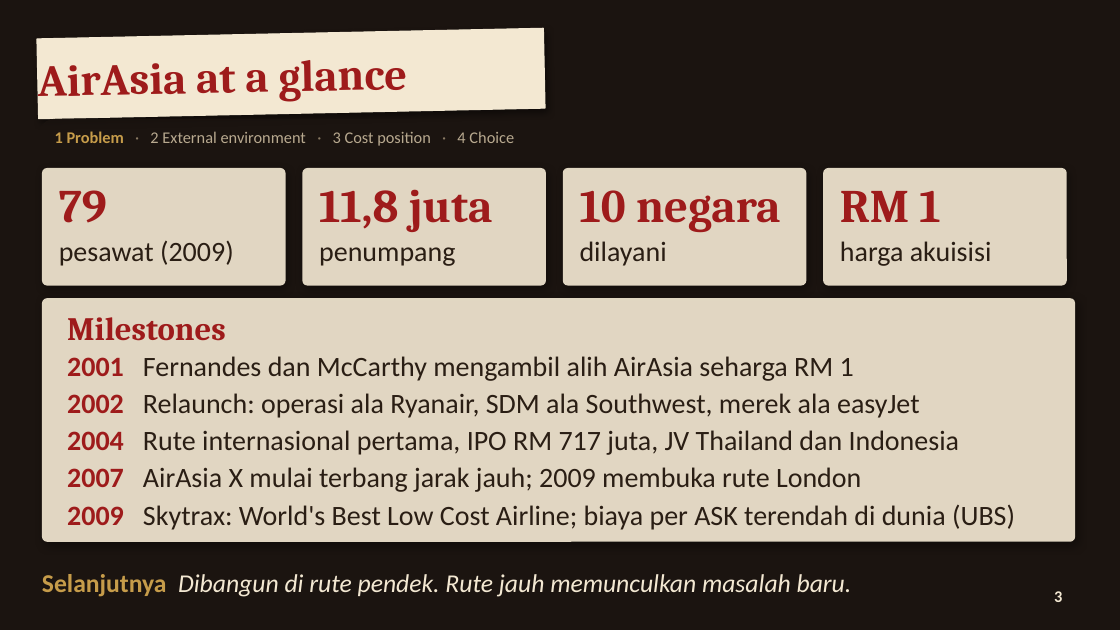
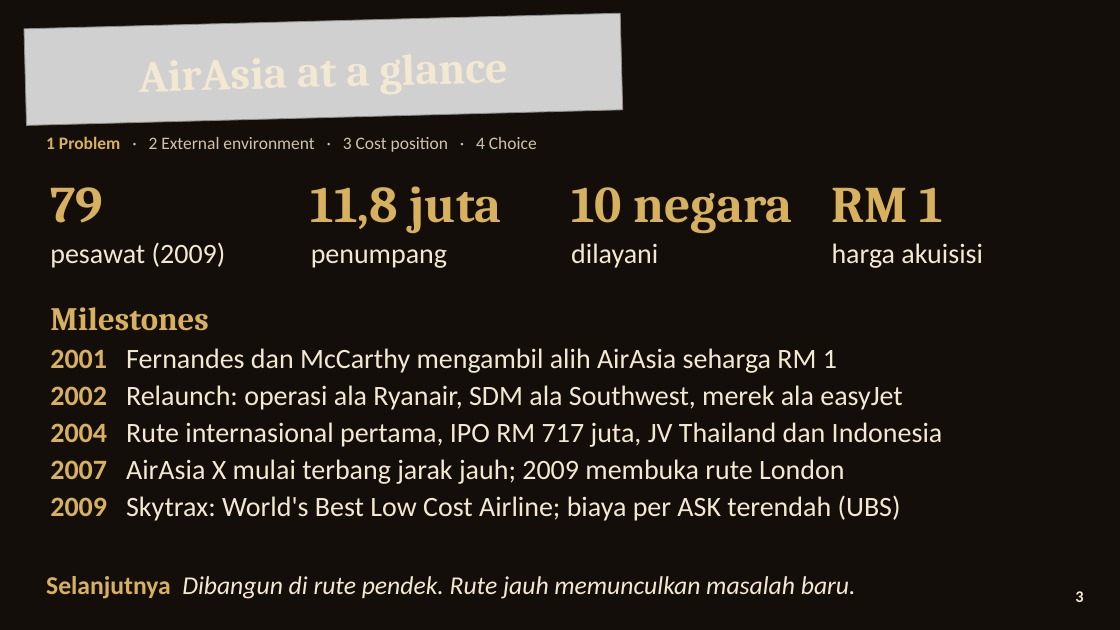
Before and after one commit to aslihabnuri/Dom-Manipulation, a slide deck: slide 3 of strategic-management/airasia-case/SMJKT_Group 3_Aslih_Case AirAsia.pptx. Drawn at 1120x630 pixels with LibreOffice and Linux fonts; fonts in the diff are those of the drawing; grey boxes stand for pictures; background and template pictures are left out. Boxes give left, top, right and bottom in pixels: in the first picture for what was removed or moved away, otherwise in the second. Text is boxed around its words. In the diff, an @@ line names an element or a change of style, - is before the commit and + after.

```diff
--- a/strategic-management/airasia-case/SMJKT_Group 3_Aslih_Case AirAsia.pptx
+++ b/strategic-management/airasia-case/SMJKT_Group 3_Aslih_Case AirAsia.pptx
@@ text "AirAsia at a glance": place and size @@
-text "AirAsia at a glance" at <box>38,60,408,102</box>
+text "AirAsia at a glance" at <box>24,13,623,125</box>
@@ text "AirAsia at a glance" at <box>24,13,623,125</box>: text colour #9E1B1B to #F3E8D2; alignment left to centre @@
@@ picture added at <box>24,13,623,125</box> @@
@@ rectangle removed at <box>37,28,545,119</box> @@
@@ rounded rectangle removed at <box>38,119,760,155</box> @@
@@ text "1 Problem · 2 External ...": place and size @@
-text "1 Problem · 2 External ..." at <box>55,131,514,146</box>
+text "1 Problem · 2 External ..." at <box>46,136,537,152</box>
@@ text "1 Problem · 2 External ..." at <box>46,136,537,152</box>: size 14 to 15 pt; text colour #C69C4A to #D8B15E in "1 Problem"; text colour #8A7A64 to #CFC3AE in "· · ·"; text colour #B8A98F to #CFC3AE in "2 External environment 3 Cost position 4 ..." @@
@@ rounded rectangle removed at <box>42,168,286,286</box> @@
@@ text "79": place and size @@
-text "79" at <box>59,190,107,223</box>
+text "79" at <box>50,187,103,223</box>
@@ rounded rectangle removed at <box>302,168,546,286</box> @@
@@ text "11,8 juta": place and size @@
-text "11,8 juta" at <box>319,189,493,232</box>
+text "11,8 juta" at <box>311,186,502,233</box>
@@ rounded rectangle removed at <box>563,168,807,286</box> @@
@@ text "10 negara": place and size @@
-text "10 negara" at <box>580,190,781,232</box>
+text "10 negara" at <box>571,187,792,233</box>
@@ rounded rectangle removed at <box>823,168,1067,286</box> @@
@@ size 40 to 44 pt, text colour #9E1B1B to #D8B15E in 4 elements at <box>50,187,103,223</box>, <box>571,187,792,233</box>, <box>311,186,502,233</box>, <box>832,187,943,222</box> @@
@@ text "RM 1": place and size @@
-text "RM 1" at <box>840,191,940,222</box>
+text "RM 1" at <box>832,187,943,222</box>
@@ text "pesawat (2009)": place and size @@
-text "pesawat (2009)" at <box>59,241,234,266</box>
+text "pesawat (2009)" at <box>50,242,226,268</box>
@@ text "penumpang": place and size @@
-text "penumpang" at <box>319,247,455,266</box>
+text "penumpang" at <box>311,249,447,268</box>
@@ text "dilayani": place and size @@
-text "dilayani" at <box>580,241,667,266</box>
+text "dilayani" at <box>571,243,658,268</box>
@@ text colour #2A1E14 to #F3E8D2 in 4 elements at <box>50,242,226,268</box>, <box>311,249,447,268</box>, <box>571,243,658,268</box>, <box>832,243,983,268</box> @@
@@ text "harga akuisisi": place and size @@
-text "harga akuisisi" at <box>840,241,992,266</box>
+text "harga akuisisi" at <box>832,243,983,268</box>
@@ rounded rectangle removed at <box>42,298,1075,542</box> @@
@@ text "Milestones": place and size @@
-text "Milestones" at <box>67,317,226,341</box>
+text "Milestones" at <box>50,307,209,331</box>
@@ text "Milestones" at <box>50,307,209,331</box>: text colour #9E1B1B to #D8B15E @@
@@ text at <box>50,348,943,484</box>: text colour #9E1B1B to #D8B15E in "2001", "2002", "2004", "2007"; text colour #2A1E14 to #F3E8D2 in "Fernandes dan McCarthy mengambil alih AirAsia seharga ...", "Relaunch: operasi ala Ryanair, SDM ala Southwest, ...", "Rute internasional pertama, IPO RM 717 juta, ...", "AirAsia X mulai terbang jarak jauh; 2009 ..." @@
@@ text "2001 Fernandes dan McCarthy mengambil ...": place and size @@
-text "2001 Fernandes dan McCarthy mengambil ..." at <box>67,356,1015,530</box>
+text "2001 Fernandes dan McCarthy mengambil ..." at <box>50,348,943,521</box>
@@ text at <box>50,495,901,521</box>: text changed; text colour #2A1E14 to #F3E8D2 @@
-2009 Skytrax: World's Best Low Cost Airline; biaya per ASK terendah di dunia (UBS)
+2009 Skytrax: World's Best Low Cost Airline; biaya per ASK terendah (UBS)
@@ rectangle removed at <box>0,556,1120,608</box> @@
@@ text "Selanjutnya Dibangun di rute pendek. ..." at <box>46,576,856,599</box>: text colour #C69C4A to #D8B15E in "Selanjutnya" @@
@@ text "3" at <box>1075,591,1083,602</box>: alignment centre to right @@
@@ ellipse removed at <box>1038,576,1080,618</box> @@
```
Also in this commit, not shown: 19 other slides changed, 11 other files.
